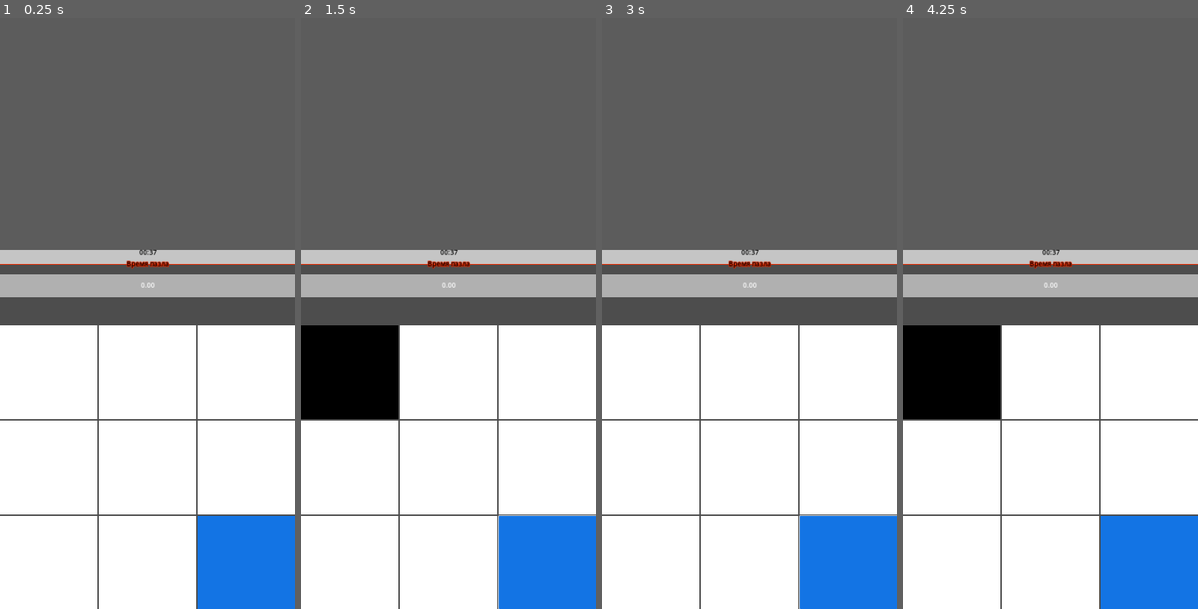
Above: before the commit, frames 1-4 (left to right).
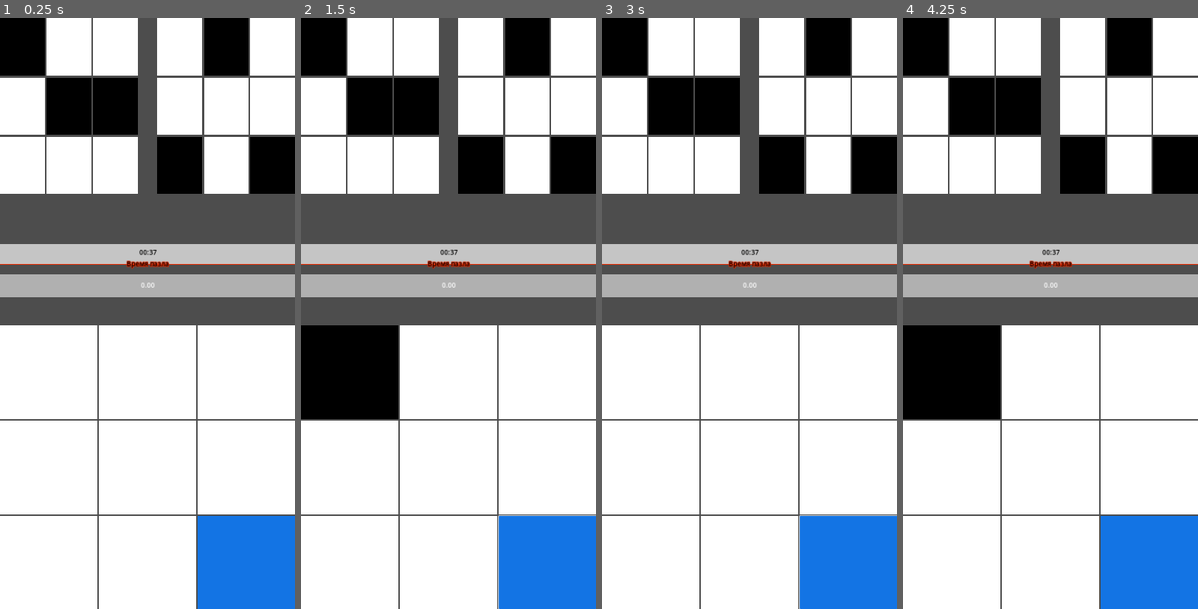
Above: after the commit, the same moments.

Repository: Less-ThanThree/square-chaos
Game: Godot game, scene res://Scenes/Game/GameWithPath.tscn
Two runs of this game, one before a commit and one after it. Both use one fixed random seed, a clock stepped at 60 frames per second and the inputs below. This scene is started directly instead of the project's main scene.
Inputs (mouse positions are in pixels of both pictures, inside the frame that each line leads up to):
- Up to frame 1 (0.25 s): no input
- Up to frame 2 (1.5 s): click (351, 372) at 0.52 s; click (548, 561) at 1.25 s
- Up to frame 3 (3 s): click (652, 372) at 2.02 s; click (849, 561) at 2.75 s
- Up to frame 4 (4.25 s): click (953, 372) at 3.52 s

The runs differ from the first frame. In frame 1, 27% of the frame differs, in the area x 0-100%, y 0-40%; in frame 2, 27%; in frame 3, 27%; in frame 4, 27%.
Error in both runs: Attempt to call function 'get_device_name' in base 'null instance' on a null instance. (res://GlobalScripts/DeviceInfo.gd:7)

Commit message:
Done fade in/out debuff

Diff:
--- a/GlobalScripts/ProbabilityBank.gd
+++ b/GlobalScripts/ProbabilityBank.gd
@@ -35,9 +35,11 @@
 
 # Состояние для дебаффа медленное угасание
 var StateFading: Dictionary = {
-	"GeneralTime": 10.0,
+	"GeneralTime": 20.0,
 	"VisibleTime":4.0,
-	"FadeTime": 2.0,
+	"InvisibleTime": 2.0,
+	"FadeInTime": 1.0,
+	"FadeOutTime": 1.0,
 }
 
 # Состояние баффа/дебаффа
--- /dev/null
+++ b/Scenes/Game/GameWithPath.gd
@@ -0,0 +1,79 @@
+extends Node
+
+@onready var rectFadingField1 = $fadeField1
+@onready var rectFadingField2 = $fadeField2
+@onready var timerGlobal = $TimerGlobalTime
+@onready var timerWaitField1 = $TimerWaitField1
+@onready var timerWaitField2 = $TimerWaitField2
+@onready var timerInvisibleField1 = $TimerInvisibleTimeFiled1
+@onready var timerInvisibleField2 = $TimerInvisibleTimeField2
+
+var colorStart = Color(0.353, 0.353, 0.353, 0)
+var colorEnd = Color(0.353, 0.353, 0.353, 1)
+var tween: Tween
+
+func _ready():
+	rectFadingField1.color = colorStart
+	rectFadingField2.color = colorStart
+	timerGlobal.wait_time = ProbabilityBank.StateFading["GeneralTime"]
+	timerWaitField1.wait_time = ProbabilityBank.StateFading["VisibleTime"]
+	timerWaitField2.wait_time = ProbabilityBank.StateFading["VisibleTime"]
+	timerInvisibleField1.wait_time = ProbabilityBank.StateFading["InvisibleTime"]
+	timerInvisibleField2.wait_time = ProbabilityBank.StateFading["InvisibleTime"]
+
+#	tween = get_tree().create_tween()
+#
+#	tween.tween_property(rectFadingField1, "color", colorEnd, ProbabilityBank.StateFading["FadeInTime"])
+#	tween.tween_property(rectFadingField1, "color", colorStart, ProbabilityBank.StateFading["FadeOutTime"])
+#	tween.tween_property(rectFadingField2, "color", colorEnd, ProbabilityBank.StateFading["FadeInTime"])
+#	tween.tween_property(rectFadingField2, "color", colorStart, ProbabilityBank.StateFading["FadeOutTime"])
+#	tween.stop()
+
+func _process(delta):
+	if PlayerStatus.getIsFadingBuffActive():
+		startFade()
+
+func startFade():
+	PlayerStatus.setIsFadingBuffActive(false)
+
+	timerGlobal.start()
+	timerWaitField1.start()
+
+func _on_timer_global_time_timeout():
+	timerWaitField1.stop()
+	timerWaitField2.stop()
+	timerInvisibleField1.stop()
+	timerInvisibleField2.stop()
+
+	tween = get_tree().create_tween()
+	tween.parallel().tween_property(rectFadingField1, "color", colorStart, ProbabilityBank.StateFading["FadeOutTime"])
+	tween.parallel().tween_property(rectFadingField2, "color", colorStart, ProbabilityBank.StateFading["FadeOutTime"])
+	tween.play()
+
+func _on_timer_wait_field_1_timeout():
+	tween = get_tree().create_tween()
+	tween.parallel().tween_property(rectFadingField1, "color", colorEnd, ProbabilityBank.StateFading["FadeInTime"])
+	tween.play()
+
+	timerInvisibleField1.start()
+
+func _on_timer_invisible_time_filed_1_timeout():
+	tween = get_tree().create_tween()
+	tween.parallel().tween_property(rectFadingField1, "color", colorStart, ProbabilityBank.StateFading["FadeOutTime"])
+	tween.play()
+
+	timerWaitField2.start()
+
+func _on_timer_wait_field_2_timeout():
+	tween = get_tree().create_tween()
+	tween.parallel().tween_property(rectFadingField2, "color", colorEnd, ProbabilityBank.StateFading["FadeInTime"])
+	tween.play()
+
+	timerInvisibleField2.start()
+
+func _on_timer_invisible_time_field_2_timeout():
+	tween = get_tree().create_tween()
+	tween.parallel().tween_property(rectFadingField2, "color", colorStart, ProbabilityBank.StateFading["FadeOutTime"])
+	tween.play()
+#
+	timerWaitField1.start()
--- a/Scenes/Game/GameWithPath.tscn
+++ b/Scenes/Game/GameWithPath.tscn
@@ -1,11 +1,13 @@
-[gd_scene load_steps=5 format=3 uid="uid://c3itneq8ovm7f"]
+[gd_scene load_steps=6 format=3 uid="uid://c3itneq8ovm7f"]
 
+[ext_resource type="Script" path="res://Scenes/Game/GameWithPath.gd" id="1_438s3"]
 [ext_resource type="PackedScene" uid="uid://d3sxwsxiv4typ" path="res://Scenes/Level/LevelPlayer.tscn" id="1_aqovt"]
 [ext_resource type="PackedScene" uid="uid://scgo1kktsoxp" path="res://Scenes/Level/Level.tscn" id="2_08xst"]
 [ext_resource type="PackedScene" uid="uid://dc0j6ufjauf6j" path="res://Scenes/Timers/timers.tscn" id="3_162tj"]
 [ext_resource type="PackedScene" uid="uid://bc6xvon0xkp0j" path="res://Scenes/Points/Points.tscn" id="4_qmagp"]
 
 [node name="GameWithPath" type="Node"]
+script = ExtResource("1_438s3")
 
 [node name="BoxContainerPlayer" type="BoxContainer" parent="."]
 anchors_preset = 15
@@ -74,8 +76,39 @@
 layout_mode = 2
 size_flags_horizontal = 3
 
+[node name="fadeField1" type="ColorRect" parent="."]
+offset_right = 336.0
+offset_bottom = 429.0
+color = Color(0.352941, 0.352941, 0.352941, 1)
+
+[node name="fadeField2" type="ColorRect" parent="."]
+offset_left = 384.0
+offset_right = 720.0
+offset_bottom = 429.0
+color = Color(0.352941, 0.352941, 0.352941, 1)
+
+[node name="TimerGlobalTime" type="Timer" parent="."]
+one_shot = true
+
+[node name="TimerWaitField1" type="Timer" parent="."]
+one_shot = true
+
+[node name="TimerInvisibleTimeFiled1" type="Timer" parent="."]
+one_shot = true
+
+[node name="TimerWaitField2" type="Timer" parent="."]
+one_shot = true
+
+[node name="TimerInvisibleTimeField2" type="Timer" parent="."]
+one_shot = true
+
 [connection signal="compareLevel" from="BoxContainer3/Node2D" to="BoxContainerPlayer/LevelPlayer" method="_on_node_2d_compare_level"]
 [connection signal="compareLevel" from="BoxContainer3/Node2D" to="Timer/TimerComponent" method="_on_node_2d_compare_level"]
 [connection signal="readyLevel" from="BoxContainer3/Node2D" to="BoxContainerPlayer/LevelPlayer" method="_on_node_2d_ready_level"]
 [connection signal="compareLevel" from="BoxContainer2/Node2D" to="BoxContainerPlayer/LevelPlayer" method="_on_node_2d_compare_level"]
 [connection signal="readyLevel" from="BoxContainer2/Node2D" to="BoxContainerPlayer/LevelPlayer" method="_on_node_2d_ready_level"]
+[connection signal="timeout" from="TimerGlobalTime" to="." method="_on_timer_global_time_timeout"]
+[connection signal="timeout" from="TimerWaitField1" to="." method="_on_timer_wait_field_1_timeout"]
+[connection signal="timeout" from="TimerInvisibleTimeFiled1" to="." method="_on_timer_invisible_time_filed_1_timeout"]
+[connection signal="timeout" from="TimerWaitField2" to="." method="_on_timer_wait_field_2_timeout"]
+[connection signal="timeout" from="TimerInvisibleTimeField2" to="." method="_on_timer_invisible_time_field_2_timeout"]
--- a/Scenes/Level/Level.tscn
+++ b/Scenes/Level/Level.tscn
@@ -22,14 +22,6 @@
 grow_horizontal = 2
 grow_vertical = 2
 size_flags_horizontal = 3
-
-[node name="FadeBuffRect" type="ColorRect" parent="."]
-layout_mode = 2
-offset_right = 720.0
-offset_bottom = 566.0
-size_flags_horizontal = 3
-size_flags_vertical = 3
-color = Color(0.360784, 0.360784, 0.360784, 1)
 
 [node name="ContainerBuff" type="BoxContainer" parent="."]
 layout_mode = 1
@@ -61,10 +53,3 @@
 grow_vertical = 2
 theme_override_colors/font_color = Color(0, 0, 0, 1)
 text = "Бафф"
-
-[node name="timerFadingWait" type="Timer" parent="."]
-
-[node name="timerFadingGeneral" type="Timer" parent="."]
-
-[connection signal="timeout" from="timerFadingWait" to="." method="_on_timer_fading_wait_timeout"]
-[connection signal="timeout" from="timerFadingGeneral" to="." method="_on_timer_fading_general_timeout"]
--- a/project.godot
+++ b/project.godot
@@ -30,6 +30,10 @@
 window/stretch/mode="canvas_items"
 window/handheld/orientation=5
 
+[editor]
+
+movie_writer/movie_file="/Users/zendostan/Movies/output.avi"
+
 [rendering]
 
 renderer/rendering_method="mobile"
